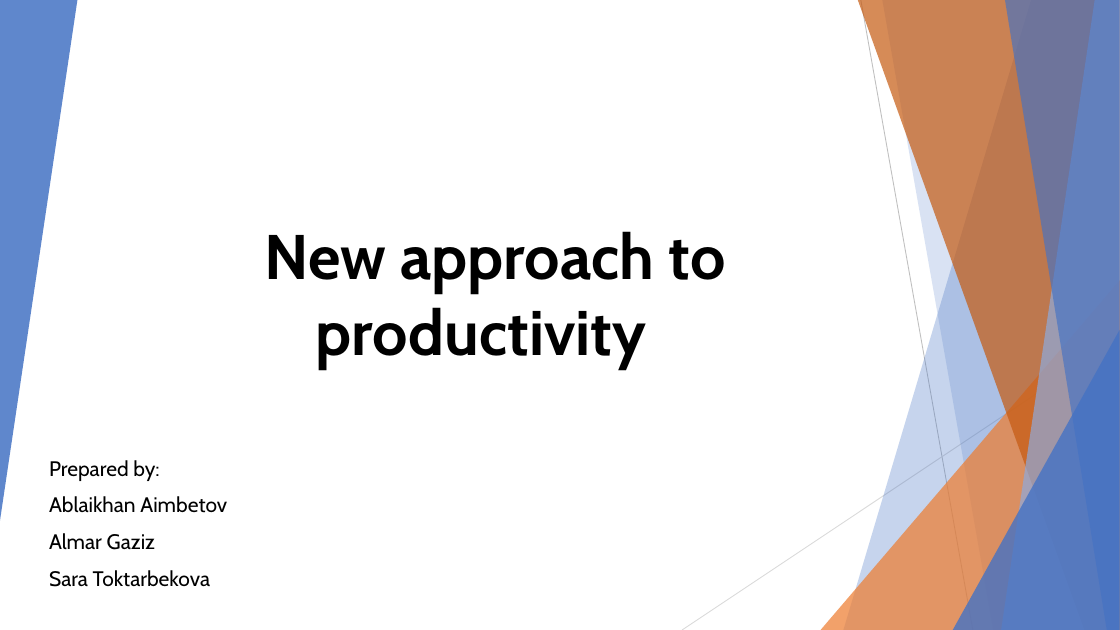
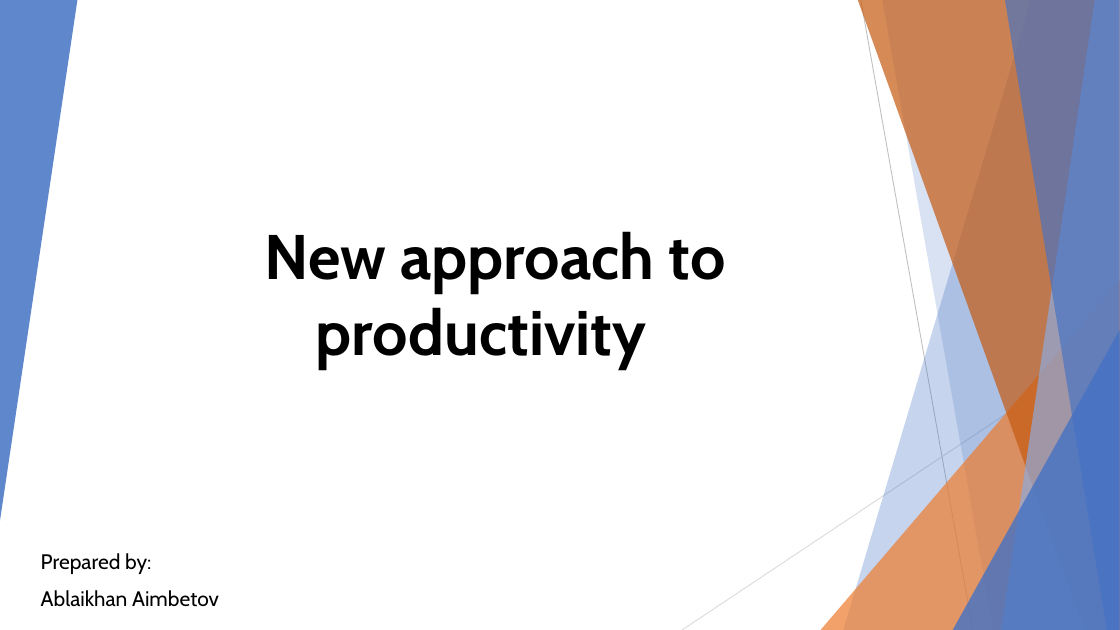
Before and after one commit to BekA-012/ms_kbtu_dv, a slide deck: slide 1 of HW #1/New approach to productivity.pptx. Drawn at 1120x630 pixels with LibreOffice and Linux fonts; fonts in the diff are those of the drawing. Boxes give left, top, right and bottom in pixels: in the first picture for what was removed or moved away, otherwise in the second. Text is boxed around its words. In the diff, an @@ line names an element or a change of style, - is before the commit and + after.

```diff
--- a/HW #1/New approach to productivity.pptx
+++ b/HW #1/New approach to productivity.pptx
@@ subtitle at [49, 533, 210, 587]: paragraphs removed @@
-Almar Gaziz
-Sara Toktarbekova
@@ subtitle "Prepared by:": place and size @@
-subtitle "Prepared by:" at [49, 460, 227, 587]
+subtitle "Prepared by:" at [41, 553, 219, 607]
```
Also in this commit, not shown: 3 other slides changed.
